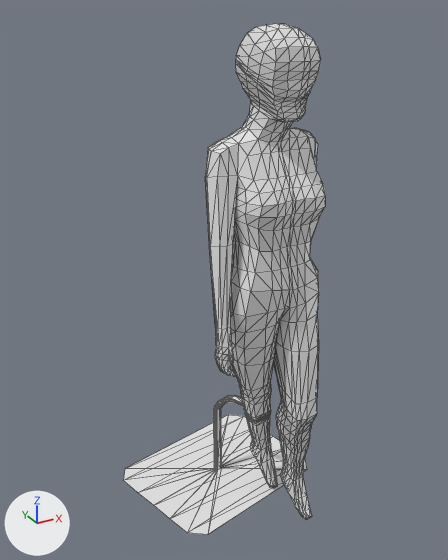
What one commit did to the glTF model 3DModels/Mannequin/mannequim.glb.
The view is the same before and after, from a 50 mm lens placed at (-3.09, -5.05, 5.18), pointed at (-0.08, 0.43, 2.44). Lighting does not change. The marker at lower left points along +X, +Y and +Z. Mesh edges are drawn as thin lines. Vertices at the same position are counted once.
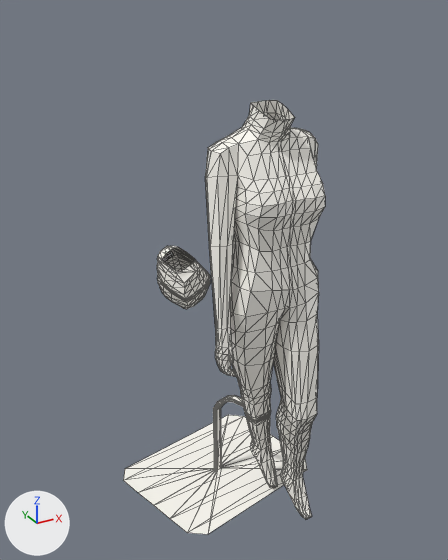
The newer file adds a shape key; the second version is drawn at full value of the shape key 'backbreak' of 'Cube.001', and the change is written as the vertex moves it makes.

Changed parts and their boxes (x1, y1, x2, y2) in the pictures (448 x 560 px):
'Cube', recoloured, reshaped (15% shorter)
    before: (123, 24, 325, 535)
    after: (123, 100, 325, 535)
'Cube.001', added
    after: (157, 246, 210, 309)
    faces in mat_material (white #fffdf5): (157, 246, 210, 309)
part 1 of me_cube, cut back
    before: (236, 24, 321, 142)
    after: (243, 113, 290, 142)

The change in detail:
Material 'Material' (mat_material) changes colour from white #e7e7e7 to white #fffdf5; in linear values from (0.8, 0.8, 0.8) to (1.0, 0.979, 0.916).
Material 'mouth' (mat_mouth) is new.
Its base color is (0.0, 0.0, 0.0) (black #000000).
me_cube is used by ob_cube; location (0.0, -0.4, 2.99); scale (0.402, 0.402, 0.402).
me_cube had 1211 vertices, 2424 faces and spanned x -3.21..2.23, y -1.28..4.3, z -7.72..5.14.
me_cube now has 1078 vertices, 2146 faces and spans x -3.21..2.23, y -1.28..4.3, z -7.72..3.55.
Part 1, on me_cube:
157 vertices are removed from x -0.75..0.61, y -0.86..0.72, z 3.24..5.14.
354 faces are deleted.
14 vertices are added at x -0.5..0.35, y -0.13..0.61, z 2.85..3.13.
56 new faces join them.
Mesh me_cube_001 is new.
It has 171 vertices, 326 faces and spans x -0.82..0.69, y 4.06..5.81, z -3.39..-1.41.
Faces by material slot: [318, 8].
It uses material mat_material (white #fffdf5).
It uses material mat_mouth (black #000000).
Object 'Cube.001' (ob_cube_001) is new; it shows me_cube_001.
Its location is (0.0, -0.4, 2.99).
Its scale is (0.402, 0.402, 0.402).
